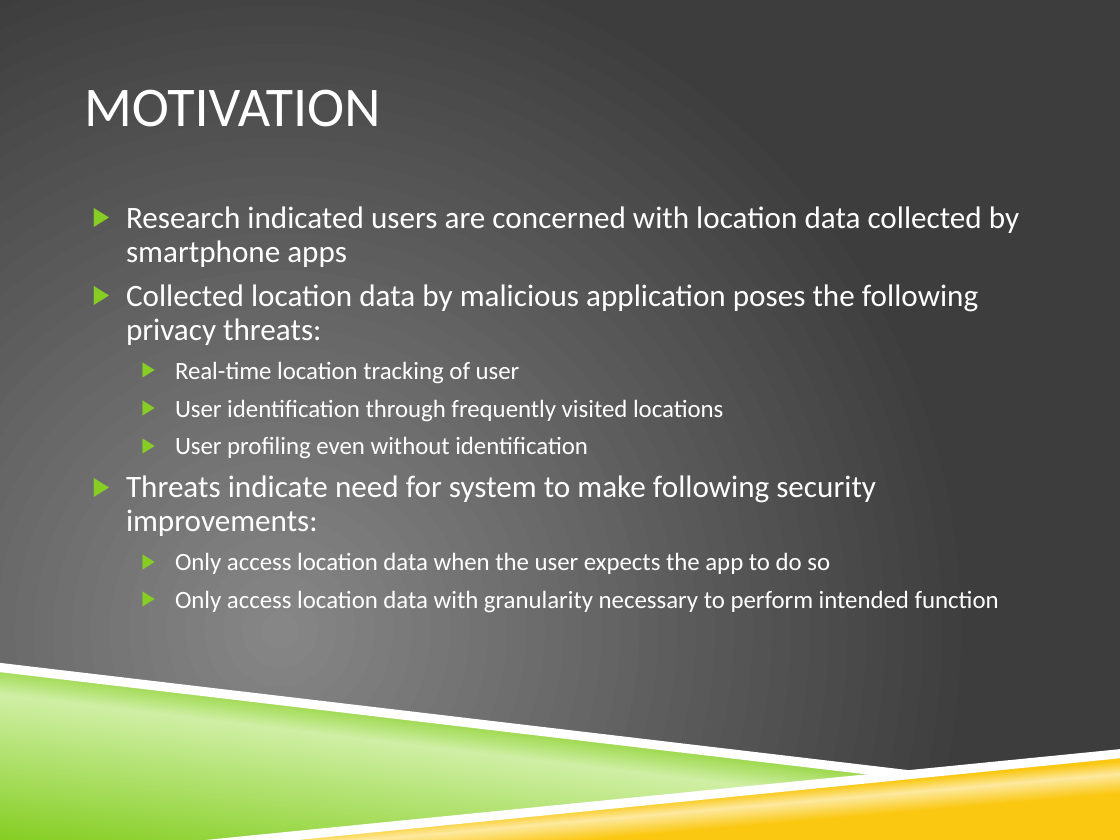
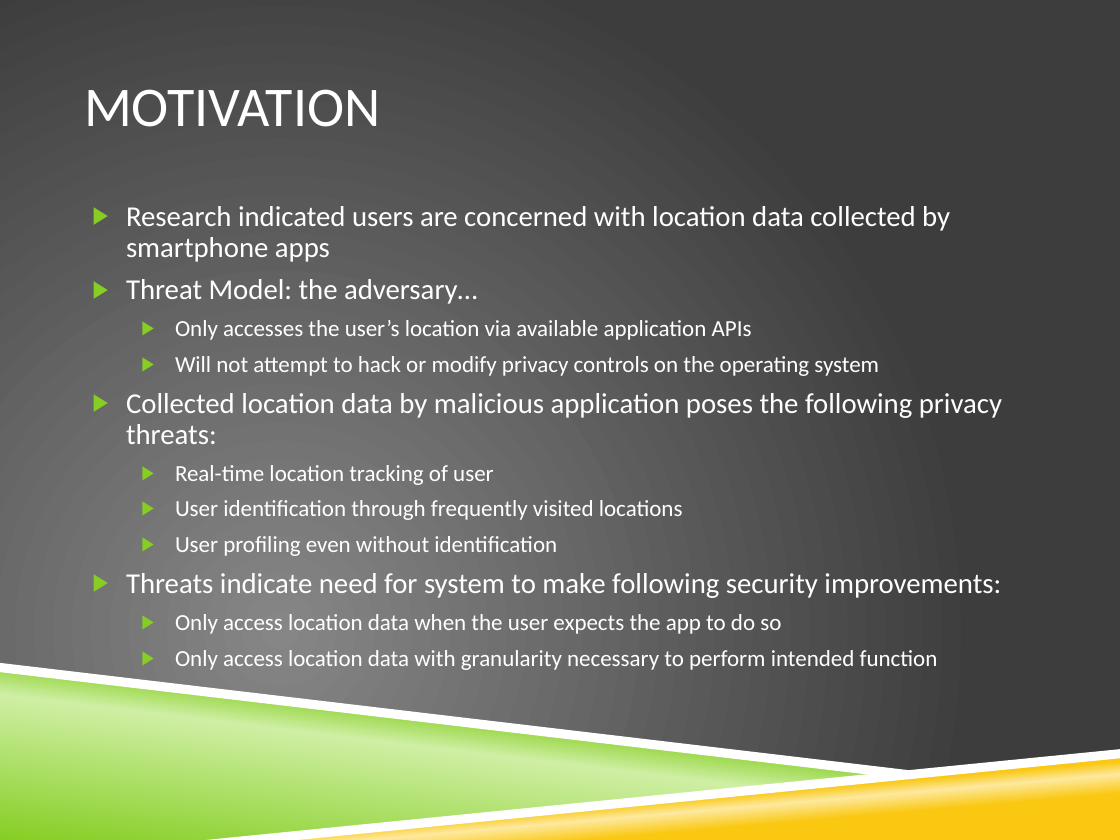
Before and after one commit to vfasburg/cse_825, a slide deck: slide 2 of PaperPresentation/Paper_Presentation_Fasburg_Reiff_Thomas.pptx. Drawn at 1120x840 pixels with LibreOffice and Linux fonts; fonts in the diff are those of the drawing; background and template pictures are left out. Boxes give left, top, right and bottom in pixels: in the first picture for what was removed or moved away, otherwise in the second. Text is boxed around its words. In the diff, an @@ line names an element or a change of style, - is before the commit and + after.

Commit message:
Added Threat Model bullet point to Vince's Motivation slide (slide 2) based on threat model discussion in class today.

```diff
--- a/PaperPresentation/Paper_Presentation_Fasburg_Reiff_Thomas.pptx
+++ b/PaperPresentation/Paper_Presentation_Fasburg_Reiff_Thomas.pptx
@@ text at [126, 206, 1002, 670]: size 20 to 18.5 pt in "Research indicated users are concerned with location ...", "Collected location data by malicious application poses ...", "Threats indicate need for system to make ..."; size 16 to 14.8 pt in "Real-time location tracking of user", "User identification through frequently visited locations", "User profiling even without identification", "Only access location data when the user ..." and 1 more places @@
@@ text at [126, 279, 879, 376]: paragraphs added @@
+▶ Threat Model: the adversary…
+  ▶ Only accesses the user’s location via available application APIs
+  ▶ Will not attempt to hack or modify privacy controls on the operating system
```
